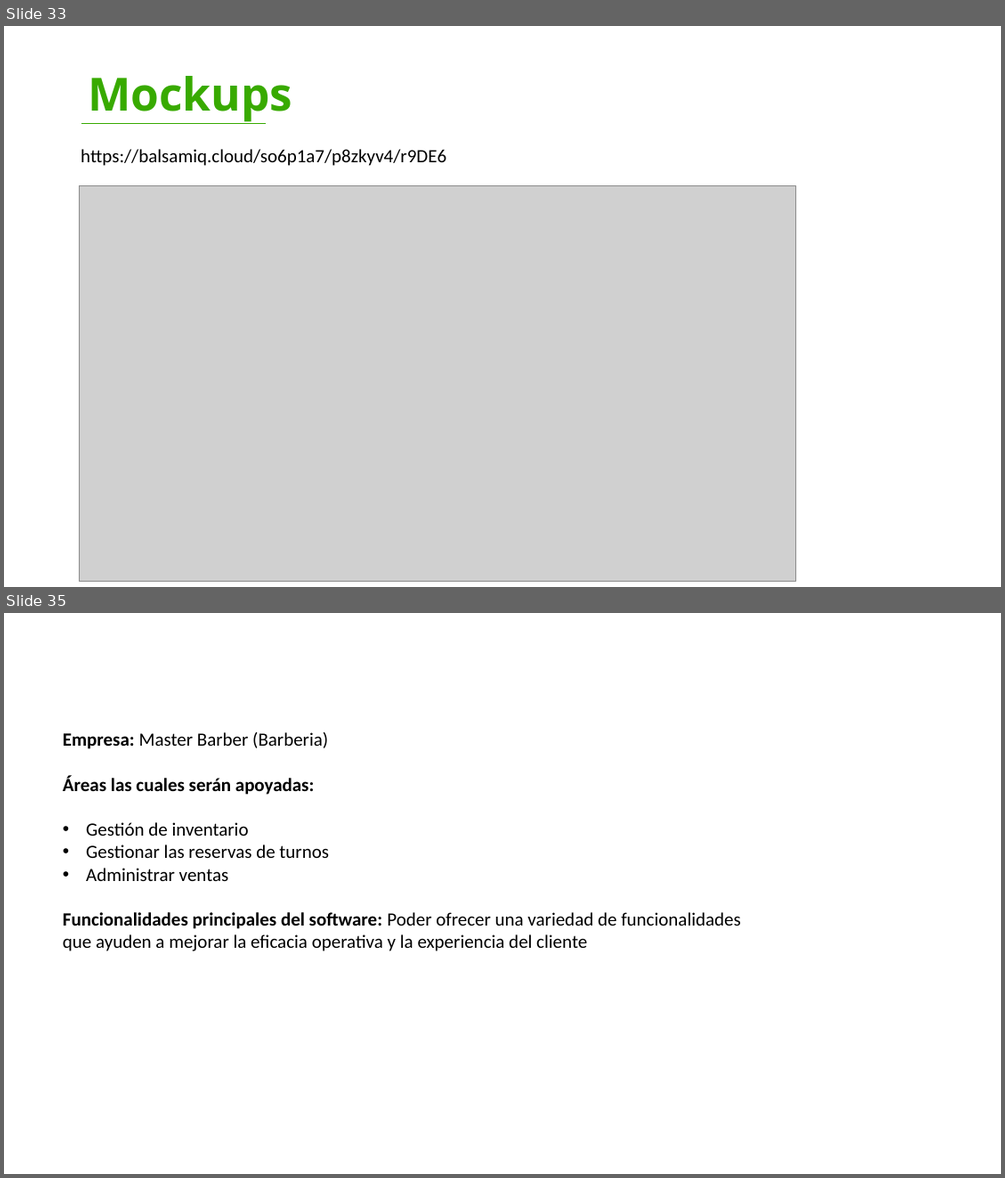
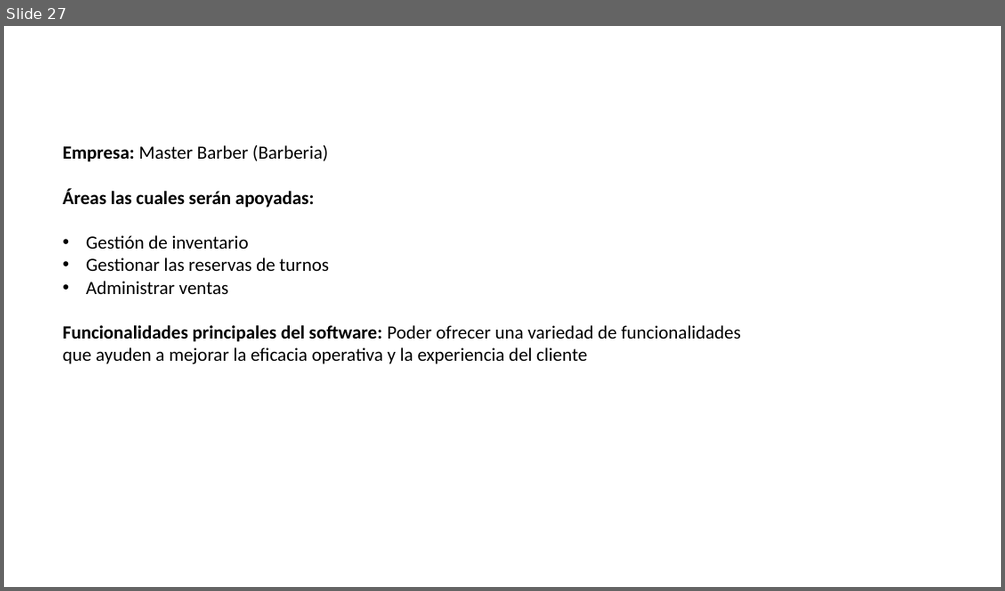
Before and after one commit to DavidV4iss/Master-Barber, a slide deck: PRESENTACION ENTREGABLES 2/Entregables 2.pptx. Shown one above the other, each under a label of ours: slides 33 and 35 before the commit, slide 27 after it; the slides between them are not shown. The pictures are 1005x1178 and 1005x591 pixels, drawn with LibreOffice and Linux fonts; fonts in the diff are those of the drawing; grey boxes stand for pictures; background and template pictures are left out. Boxes give left, top, right and bottom in pixels: in the first picture for what was removed or moved away, otherwise in the second. Text is boxed around its words. In the diff, an @@ line names an element or a change of style, - is before the commit and + after.

```diff
--- a/PRESENTACION ENTREGABLES 2/Entregables 2.pptx
+++ b/PRESENTACION ENTREGABLES 2/Entregables 2.pptx
@@ slide 33 removed at bbox=[4, 26, 1001, 587], background picture (left out) @@
@@ text removed at bbox=[88, 76, 292, 122] @@
-Mockups
@@ line removed from (81, 123) to (266, 123) @@
@@ text removed at bbox=[81, 149, 446, 166] @@
-https://balsamiq.cloud/so6p1a7/p8zkyv4/r9DE6
@@ picture removed at bbox=[79, 185, 795, 580] @@
@@ what was slide 35 is now slide 27 @@
```
Also in this commit, not shown: 5 slides changed, 7 slides added, 14 other slides removed.
